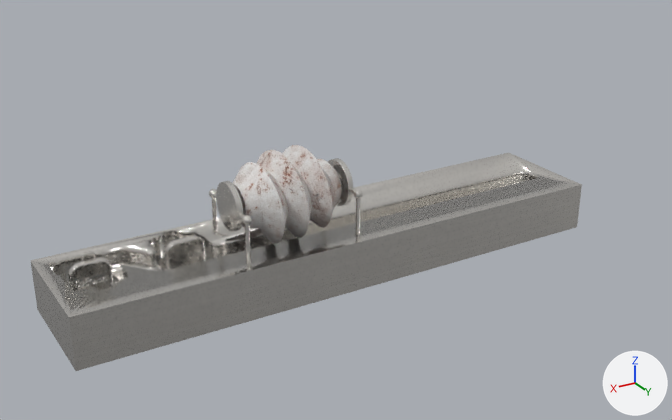
The Blender file Models/Device.blend: old version first, new version second.
The view is the same before and after, from a 50 mm lens placed at (1.12, 3.49, 1.87), pointed at (-0.97, 0.02, 0.13). Arrows for +X, +Y and +Z are at lower right; the lights stay in place.

The scene before the commit, as lines of its bpy script (objects in view):
```python
ob_flap = bpy.data.objects.new('Flap', me_cube)
ob_flap.parent = ob_shaft
ob_flap.location = (-0.21, 0.0, 0.0)
ob_flap_001 = bpy.data.objects.new('Flap.001', me_cube)
ob_flap_001.parent = ob_shaft
ob_flap_001.location = (0.21, 0.0, 0.0)
ob_machine = bpy.data.objects.new('Machine', me_cube_001)
ob_machine.location = (-0.21, 0.0, 0.0)
# also in view: 'Screw Holder' at (-0.65, 0.11, 0.26); 'Screw' at (-0.65, 0.11, 0.31)
```
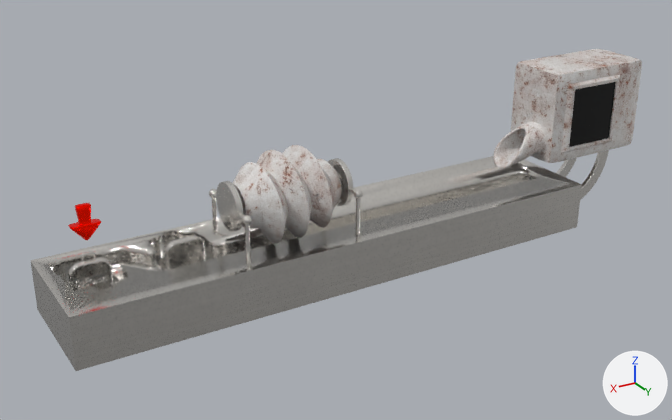
ob_spawner_add is not drawn itself; it is used by a modifier of ob_spawner.
ob_spawner_add_subtract is not drawn itself; it is used by a modifier of ob_spawner_add.
ob_spawner_subtract is not drawn itself; it is used by a modifier of ob_spawner.

Location of each change, [x1, y1, x2, y2] in pixels of the pictures (672 x 420 px):
'Spawner', added: after [493, 49, 642, 169]
'Screen', added (black): after [561, 74, 620, 153]
    faces in mat_screen (black #000000): [569, 82, 616, 147]
    faces in mat_rusty_metal (picture img_metalspottydiscoloration001_col_3k_metalness_jpg_001): [561, 74, 620, 153]
'Spawner Mount', added: after [556, 150, 609, 200]
'Result Arrow', added (red): after [68, 203, 101, 240]

What changed in the scene script:
```text
Add ob_spawner_subtract:
    ob_spawner_subtract = bpy.data.objects.new('Spawner Subtract', me_cylinder_005)  # 352 vertices, 322 faces; spans x -0.567..-0.014, y -0.077..0.077, z -0.059..0.248; in mat_rusty_metal (picture img_metalspottydiscoloration001_col_3k_metalness_jpg_001)
    ob_spawner_subtract.parent = ob_spawner
    ob_spawner_subtract.location = (-2.086, 0.103, 0.305)
Add ob_spawner:
    ob_spawner = bpy.data.objects.new('Spawner', me_cube_003)  # 32 vertices, 30 faces; spans x -0.448..0.157, y -0.115..0.259, z -0.012..0.463; in mat_rusty_metal (picture img_metalspottydiscoloration001_col_3k_metalness_jpg_001); modifiers SUBSURF, BOOLEAN, BOOLEAN
    ob_spawner.parent = ob_spawner_parent
    ob_spawner.location = (0.0, 0.0, 0.0)
Add ob_spawner_add:
    ob_spawner_add = bpy.data.objects.new('Spawner Add', me_cylinder_003)  # 288 vertices, 256 faces; spans x -0.189..0.211, y -0.082..0.082, z -0.111..0.102; in mat_rusty_metal (picture img_metalspottydiscoloration001_col_3k_metalness_jpg_001); modifiers SOLIDIFY, BOOLEAN
    ob_spawner_add.parent = ob_spawner
    ob_spawner_add.location = (-2.086, 0.103, 0.305)
Add ob_spawner_add_subtract:
    ob_spawner_add_subtract = bpy.data.objects.new('Spawner Add Subtract', me_cube_009)  # 20 vertices, 18 faces; spans x -0.492..0.07, y -0.09..0.09, z -0.136..0.359; modifiers SUBSURF
    ob_spawner_add_subtract.parent = ob_spawner
    ob_spawner_add_subtract.location = (-1.756, 0.103, 0.24)
    ob_spawner_add_subtract.rotation_euler = (0.0, 0.0747, 0.0)  # degrees (0, 4.3, 0)
Add ob_spawner_parent:
    ob_spawner_parent = bpy.data.objects.new('Spawner Parent', None)
    ob_spawner_parent.location = (-2.261, -0.0197, 0.22)
Add ob_result_arrow:
    ob_result_arrow = bpy.data.objects.new('Result Arrow', me_cube_010)  # 16 vertices, 14 faces; spans x -0.069..0.069, y -0.026..0.026, z -0.114..0.044; in mat_result_arrow (red #ff0200); modifiers SUBSURF
    ob_result_arrow.parent = ob_arrow_parent
    ob_result_arrow.location = (0.0, 0.0, 0.0)
Add ob_arrow_parent:
    ob_arrow_parent = bpy.data.objects.new('Arrow Parent', None)
    ob_arrow_parent.location = (0.21, 0.0, 0.368)
Add ob_screen:
    ob_screen = bpy.data.objects.new('Screen', me_plane)  # 16 vertices, 14 faces; spans x -0.182..0.182, y 0.0..0.018, z -0.182..0.182; in mat_rusty_metal (picture img_metalspottydiscoloration001_col_3k_metalness_jpg_001), mat_screen (black #000000); modifiers BEVEL
    ob_screen.parent = ob_spawner
    ob_screen.location = (-2.35, 0.24, 0.445)
Add ob_spawner_mount:
    ob_spawner_mount = bpy.data.objects.new('Spawner Mount', me_circle_001)  # 160 vertices, 158 faces; spans x -0.303..0.074, y -0.03..0.303, z 0.0..0.023; modifiers BEVEL, ARRAY
    ob_spawner_mount.parent = ob_spawner
    ob_spawner_mount.location = (-2.261, -0.0197, 0.22)
    ob_spawner_mount.rotation_euler = (-1.571, 0.0, 0.0)  # degrees (-90, 0, 0)
```
